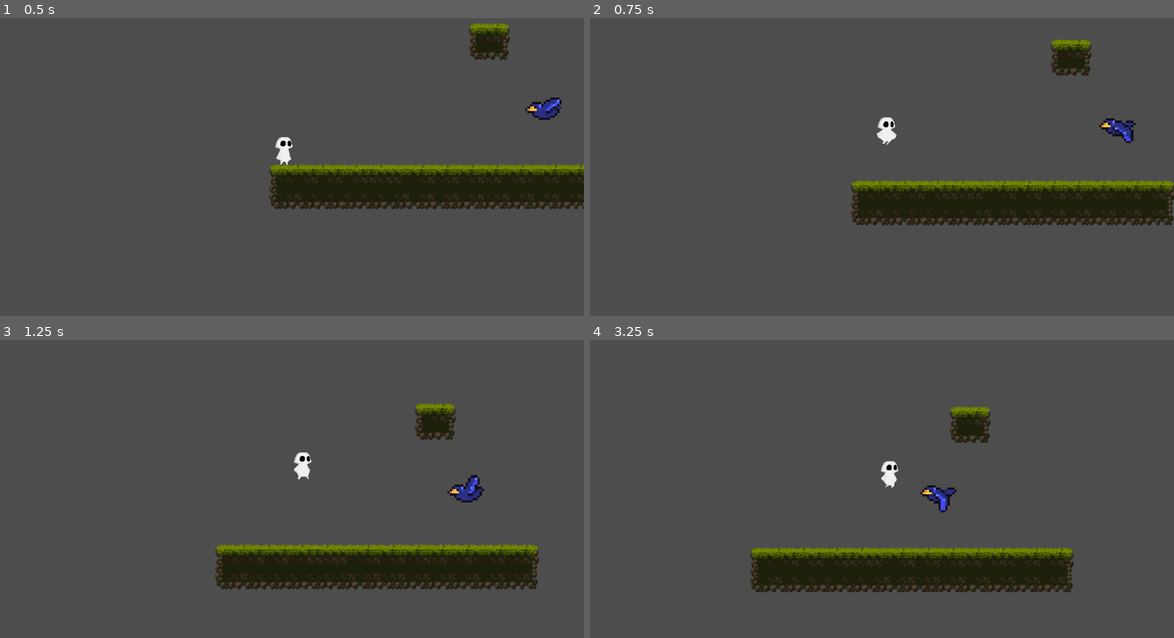
Above: before the commit, frames 1-4 (two rows, left to right).
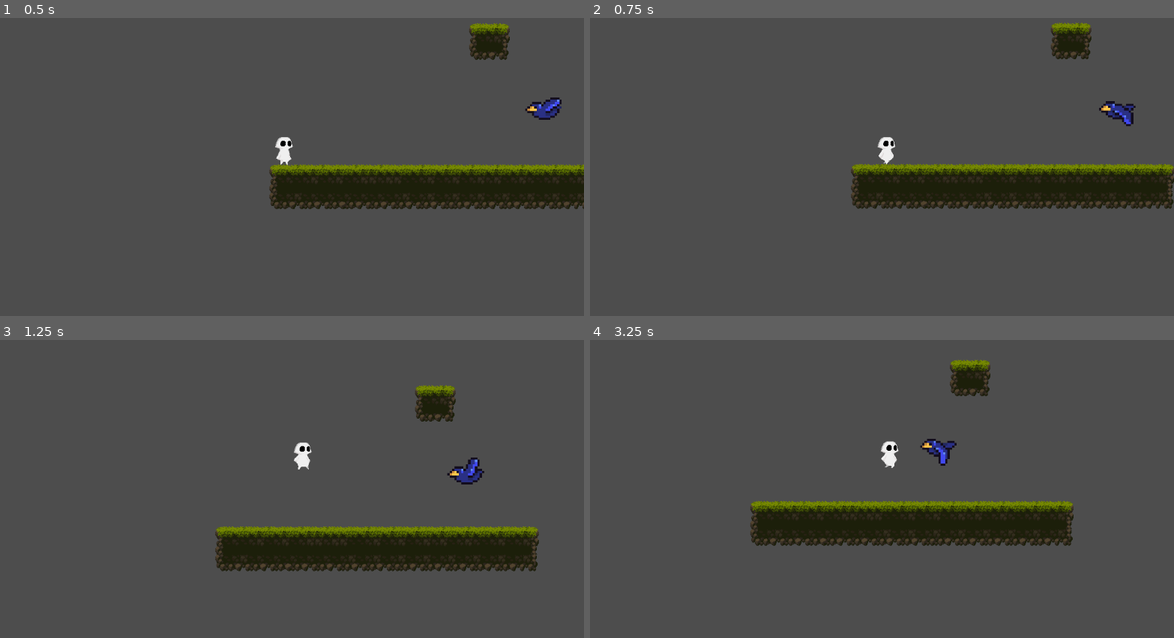
Above: after the commit, the same moments.

Repository: aknarang03/sylvan-prototype
Game: Godot game, scene res://scenes/prototype_level.tscn
The game is run twice, just before and just after one commit, with the same random seed, the same clock (stepped at 60 frames per second) and the same inputs.
Inputs:
- Up to frame 1 (0.5 s): no input
- Up to frame 2 (0.75 s): tap Enter (ui_accept) at 0.5 s; hold Right (ui_right) from 0.53 s (still down); hold Enter (ui_accept) from 0.53 s (still down)
- Up to frame 3 (1.25 s): keep holding Right (ui_right); keep holding Enter (ui_accept); tap W (jump, bound only after the commit) at 0.77, 1.07 s; tap P at 0.8 s
- Up to frame 4 (3.25 s): release Enter (ui_accept) at 1.28 s; tap P at 1.35, 3.05 s; tap W (jump, bound only after the commit) at 1.52, 1.55, 1.82, 3.02 s; release Right (ui_right) at 2.03 s; hold Left (ui_left) 2.03-2.78 s; hold W (jump, bound only after the commit) 2.03-2.78 s; tap Enter (ui_accept) at 2.3, 2.85 s; hold Right (ui_right) from 2.78 s (still down)

Frame 1 is identical in both runs. In frame 2, 10% of the frame differs, in the area x 44-100%, y 1-70%; in frame 3, 11%; in frame 4, 18%, in the area x 27-83%, y 6-85%.

Commit message:
ray from sylvan to bird when possessing; WASD functionality

Diff:
--- a/Sylvan's redemption prototype/characters/player.gd
+++ b/Sylvan's redemption prototype/characters/player.gd
@@ -5,7 +5,7 @@
 
 @onready var animated_sprite : AnimatedSprite2D = $AnimatedSprite2D
 @onready var timer : Timer = $Timer
-#@onready var canvas : CanvasLayer = $CanvasLayer
+@onready var line : Line2D = $Line2D
 
 var gravity = ProjectSettings.get_setting("physics/2d/default_gravity")
 var direction : Vector2 = Vector2.ZERO
@@ -15,36 +15,31 @@
 var time_possessed : float = 0
 var time_since_possess : float = 0
 var falling : bool = false
+var timer_set : bool = false
+var possess_anim_finished : bool = false
 @onready var enemy = $"../Enemy"
-
 
 func _physics_process(delta):
 
-	#print(possess)
-	# Add the gravity.
+	print(timer.time_left)
+	possess_system()
 
-	print(timer.time_left)
 	if timer.time_left == 0 and possess == true:
 		animation_locked = false
 		possess = false
 		enemy.show()
 		enemy.set_position(position)
 		if not is_on_floor():
-			#animated_sprite.play("jump") #doesnt work- does it lock when i say possess = false?
-			falling = true
 			animation_locked = false
-			animated_sprite.play("fall")
 
 	if not is_on_floor():
 		print(velocity.y)
 		velocity.y += gravity * delta
 		was_in_air = true
 		if velocity.y > -15 and velocity.y < 1:
-			#print("velocity is 0")
-			# fix it so that it remains like this for the rest of the fall
 			falling = true
 		if falling == true:
-			if Input.is_action_pressed("ui_accept"):
+			if Input.is_action_pressed("jump"):
 				gravity = 50
 			else:
 				gravity = ProjectSettings.get_setting("physics/2d/default_gravity")
@@ -57,29 +52,21 @@
 		was_in_air = false
 
 	# Handle Jump.
-	if Input.is_action_just_pressed("ui_accept"):
+	if Input.is_action_just_pressed("jump"):
 		if not possess:
 			if is_on_floor():
 				jump()
 		if possess:
 			jump()
 
-
 	if Input.is_key_label_pressed(KEY_P):
-		#animated_sprite.play("possess_ground")
 		if !possess:
-			#print(position.x)
-			#print(enemy.get_global_pos().x)
 			animation_locked = false
 			var distance = sqrt(pow(position.x-enemy.get_global_pos().x,2)+pow(position.y-enemy.get_global_pos().y,2))
-			#print(distance)
 			if abs(distance) < 100:
 				on_possess()
-				#time_possessed = get_physics_process_delta_time()
 
-	# Get the input direction and handle the movement/deceleration.
-	# As good practice, you should replace UI actions with custom gameplay actions.
-	direction = Input.get_vector("ui_left", "ui_right", "ui_up", "ui_down")
+	direction = Input.get_vector("left", "right", "up", "down")
 	if direction:
 		velocity.x = direction.x * speed
 	else:
@@ -110,7 +97,6 @@
 			else:
 				animated_sprite.play("bird_idle")
 
-## possibly change it so that velocity depends on how long you hold down space
 func jump():
 	velocity.y = jump_velocity
 	if not possess:
@@ -132,15 +118,21 @@
 		animation_locked = false
 
 func on_possess():
-	#animation_locked = true
-	#animated_sprite.play("possess_ground")
-	#animation_locked = false
-	#animated_sprite.play("bird_idle")
+	line.add_point(to_local(position))
+	line.add_point(to_local(enemy.get_global_position()))
 	possess = true
-	position = enemy.get_global_position()
-	enemy.hide()
-	timer.one_shot = true
-	timer.start(5)
+	possess_anim_finished = false
+	animated_sprite.play("possess_ground")
+	timer_set = false
+
+func possess_system():
+	if possess and (timer_set == false):
+		position = enemy.get_global_position()
+		enemy.hide()
+		timer.one_shot = true
+		timer_set = true
+		timer.start(5)
+		line.clear_points()
 
 func get_global_pos():
 	return position
--- a/Sylvan's redemption prototype/project.godot
+++ b/Sylvan's redemption prototype/project.godot
@@ -17,24 +17,28 @@
 
 [input]
 
-Left={
+left={
 "deadzone": 0.5,
 "events": [Object(InputEventKey,"resource_local_to_scene":false,"resource_name":"","device":0,"window_id":0,"alt_pressed":false,"shift_pressed":false,"ctrl_pressed":false,"meta_pressed":false,"pressed":false,"keycode":0,"physical_keycode":65,"key_label":0,"unicode":0,"echo":false,"script":null)
+, Object(InputEventKey,"resource_local_to_scene":false,"resource_name":"","device":-1,"window_id":0,"alt_pressed":false,"shift_pressed":false,"ctrl_pressed":false,"meta_pressed":false,"pressed":false,"keycode":0,"physical_keycode":4194319,"key_label":0,"unicode":0,"echo":false,"script":null)
 ]
 }
-Right={
+right={
 "deadzone": 0.5,
 "events": [Object(InputEventKey,"resource_local_to_scene":false,"resource_name":"","device":-1,"window_id":0,"alt_pressed":false,"shift_pressed":false,"ctrl_pressed":false,"meta_pressed":false,"pressed":false,"keycode":0,"physical_keycode":68,"key_label":0,"unicode":68,"echo":false,"script":null)
+, Object(InputEventKey,"resource_local_to_scene":false,"resource_name":"","device":-1,"window_id":0,"alt_pressed":false,"shift_pressed":false,"ctrl_pressed":false,"meta_pressed":false,"pressed":false,"keycode":0,"physical_keycode":4194321,"key_label":0,"unicode":0,"echo":false,"script":null)
 ]
 }
-Up={
+jump={
 "deadzone": 0.5,
 "events": [Object(InputEventKey,"resource_local_to_scene":false,"resource_name":"","device":-1,"window_id":0,"alt_pressed":false,"shift_pressed":false,"ctrl_pressed":false,"meta_pressed":false,"pressed":false,"keycode":0,"physical_keycode":87,"key_label":0,"unicode":87,"echo":false,"script":null)
+, Object(InputEventKey,"resource_local_to_scene":false,"resource_name":"","device":-1,"window_id":0,"alt_pressed":false,"shift_pressed":false,"ctrl_pressed":false,"meta_pressed":false,"pressed":false,"keycode":0,"physical_keycode":32,"key_label":0,"unicode":32,"echo":false,"script":null)
 ]
 }
-Down={
+down={
 "deadzone": 0.5,
 "events": [Object(InputEventKey,"resource_local_to_scene":false,"resource_name":"","device":-1,"window_id":0,"alt_pressed":false,"shift_pressed":false,"ctrl_pressed":false,"meta_pressed":false,"pressed":false,"keycode":0,"physical_keycode":83,"key_label":0,"unicode":83,"echo":false,"script":null)
+, Object(InputEventKey,"resource_local_to_scene":false,"resource_name":"","device":-1,"window_id":0,"alt_pressed":false,"shift_pressed":false,"ctrl_pressed":false,"meta_pressed":false,"pressed":false,"keycode":0,"physical_keycode":4194322,"key_label":0,"unicode":0,"echo":false,"script":null)
 ]
 }
 
--- a/Sylvan's redemption prototype/scenes/prototype_level.tscn
+++ b/Sylvan's redemption prototype/scenes/prototype_level.tscn
@@ -223,7 +223,7 @@
 }],
 "loop": false,
 "name": &"possess_ground",
-"speed": 10.0
+"speed": 1.0
 }, {
 "frames": [{
 "duration": 1.0,
@@ -1754,11 +1754,12 @@
 
 [node name="AnimatedSprite2D" type="AnimatedSprite2D" parent="Player"]
 sprite_frames = SubResource("SpriteFrames_4lmwc")
-animation = &"fall"
+animation = &"possess_ground"
 
 [node name="Timer" type="Timer" parent="Player"]
 
-[node name="CanvasLayer" type="CanvasLayer" parent="Player"]
+[node name="Line2D" type="Line2D" parent="Player"]
+default_color = Color(0.368627, 1, 1, 1)
 
 [node name="TileMap" type="TileMap" parent="."]
 tile_set = SubResource("TileSet_lv3fd")
